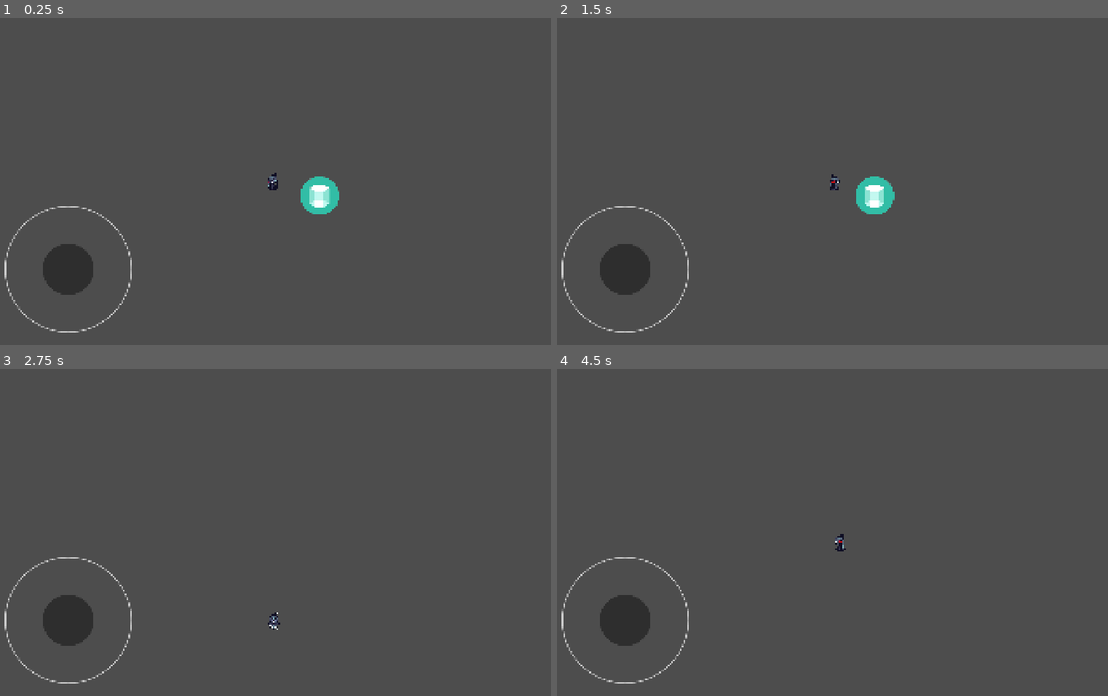
Above: before the commit, frames 1-4 (two rows, left to right).
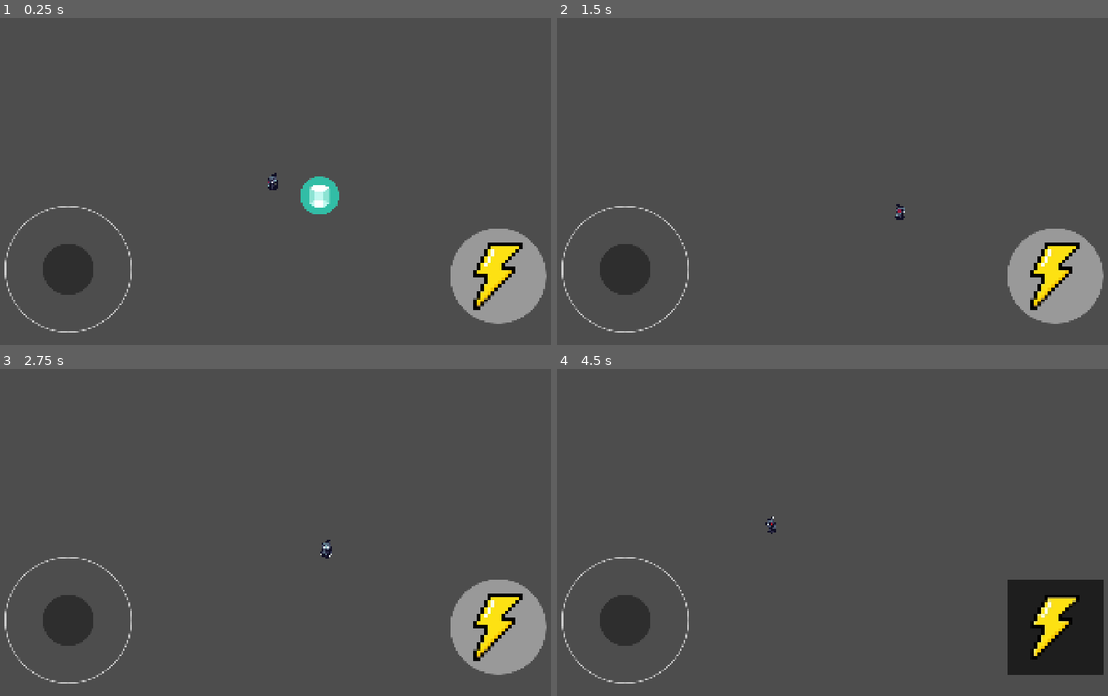
Above: after the commit, the same moments.

Repository: Oncomito/BBArsenal
Game: Godot game, scene res://scenes/levels/test.tscn
Same seed, same stepped clock (60 frames per second), same inputs: the game is played once before the commit and once after it. This scene is started directly instead of the project's main scene.
Inputs (mouse positions are in pixels of both pictures, inside the frame that each line leads up to):
- Up to frame 1 (0.25 s): no input
- Up to frame 2 (1.5 s): click (1052, 276) at 0.52 s; tap Enter (kb_enter) at 1.25 s; move the mouse to (959, 165) at 1.27 s; hold D (player_right) from 1.28 s (still down); hold Enter (kb_enter) from 1.28 s (still down); click (959, 165) at 1.42 s
- Up to frame 3 (2.75 s): move the mouse to (154, 548) at 2.02 s; release D (player_right) at 2.03 s; release Enter (kb_enter) at 2.03 s; hold S (player_down) from 2.03 s (still down); tap Shift (player_dash) at 2.1 s
- Up to frame 4 (4.5 s): move the mouse to (887, 460) at 2.77 s; release S (player_down) at 2.78 s; press the mouse at (887, 460) at 2.78 s; hold D (player_right) 2.78-3.53 s; move the mouse to (799, 597) at 3.52 s; release the mouse at (799, 597) at 3.53 s; hold W (player_up) 3.53-4.28 s; right-click (799, 597) at 3.6 s; click (799, 597) at 3.67 s; move the mouse to (1003, 581) at 4.27 s; hold A (player_left) from 4.28 s (still down); hold Enter (kb_enter) from 4.28 s (still down)

The runs differ from the first frame. In frame 1, 4.0% of the frame differs, in the area x 81-100%, y 64-94%; in frame 2, 4.8%; in frame 3, 4.1%; in frame 4, 5.2%, in the area x 37-100%, y 45-94%.

Commit message:
feat: adding skills button dash

Diff:
--- a/scenes/player/player.gd
+++ b/scenes/player/player.gd
@@ -363,6 +363,11 @@
 	if floor(energy / dash_energy_cost) < 1:
 		return
 
+func _perform_dashshssh() -> void:
+	get_viewport().set_input_as_handled()
+	var input_direction := Input.get_vector("player_left", "player_right", "player_up", "player_down")
+	_perform_dash(input_direction)
+
 	if is_shield_active:
 		_deactivate_shield()
 
--- /dev/null
+++ b/scenes/ui/dash_skill.tscn
@@ -0,0 +1,20 @@
+[gd_scene format=3 uid="uid://dcpn1ho5o8dp6"]
+
+[ext_resource type="Texture2D" uid="uid://d3bpcx1sisncg" path="res://assets/UI/energy.png" id="1_1h7fa"]
+
+[sub_resource type="StyleBoxFlat" id="StyleBoxFlat_nxqmq"]
+corner_radius_top_left = 300
+corner_radius_top_right = 300
+corner_radius_bottom_right = 300
+corner_radius_bottom_left = 300
+
+[node name="Dash" type="Button" unique_id=660694269]
+offset_left = 456.0
+offset_top = 78.0
+offset_right = 1117.0
+offset_bottom = 734.0
+theme_override_styles/normal = SubResource("StyleBoxFlat_nxqmq")
+action_mode = 0
+icon = ExtResource("1_1h7fa")
+icon_alignment = 1
+expand_icon = true
--- /dev/null
+++ b/scenes/ui/mobile_hud.gd
@@ -0,0 +1,11 @@
+extends Control
+
+@onready var player = get_tree().get_nodes_in_group("player")
+# Called when the node enters the scene tree for the first time.
+func _ready() -> void:
+	pass # Replace with function body.
+
+
+# Inside your Button's pressed signal handler or script
+func _on_dash_pressed():
+	player[0]._perform_dashshssh()
--- a/scenes/ui/mobile_hud.tscn
+++ b/scenes/ui/mobile_hud.tscn
@@ -1,4 +1,7 @@
 [gd_scene format=3 uid="uid://bcsquxfpkvpsi"]
+
+[ext_resource type="Script" uid="uid://bhnoqhikgc678" path="res://scenes/ui/mobile_hud.gd" id="1_gsvga"]
+[ext_resource type="PackedScene" uid="uid://dcpn1ho5o8dp6" path="res://scenes/ui/dash_skill.tscn" id="2_smya3"]
 
 [node name="MobileHUD" type="Control" unique_id=932176028]
 layout_mode = 3
@@ -7,6 +10,7 @@
 anchor_bottom = 1.0
 grow_horizontal = 2
 grow_vertical = 2
+script = ExtResource("1_gsvga")
 
 [node name="VirtualJoystick" type="VirtualJoystick" parent="." unique_id=513139276]
 layout_mode = 0
@@ -22,3 +26,12 @@
 action_right = &"player_right"
 action_up = &"player_up"
 action_down = &"player_down"
+
+[node name="Dash" parent="." unique_id=660694269 instance=ExtResource("2_smya3")]
+layout_mode = 0
+offset_left = 1545.0
+offset_top = 694.0
+offset_right = 1861.0
+offset_bottom = 1010.0
+
+[connection signal="pressed" from="Dash" to="." method="_on_dash_pressed"]
Not shown, added: scenes/ui/mobile_hud.gd.uid
